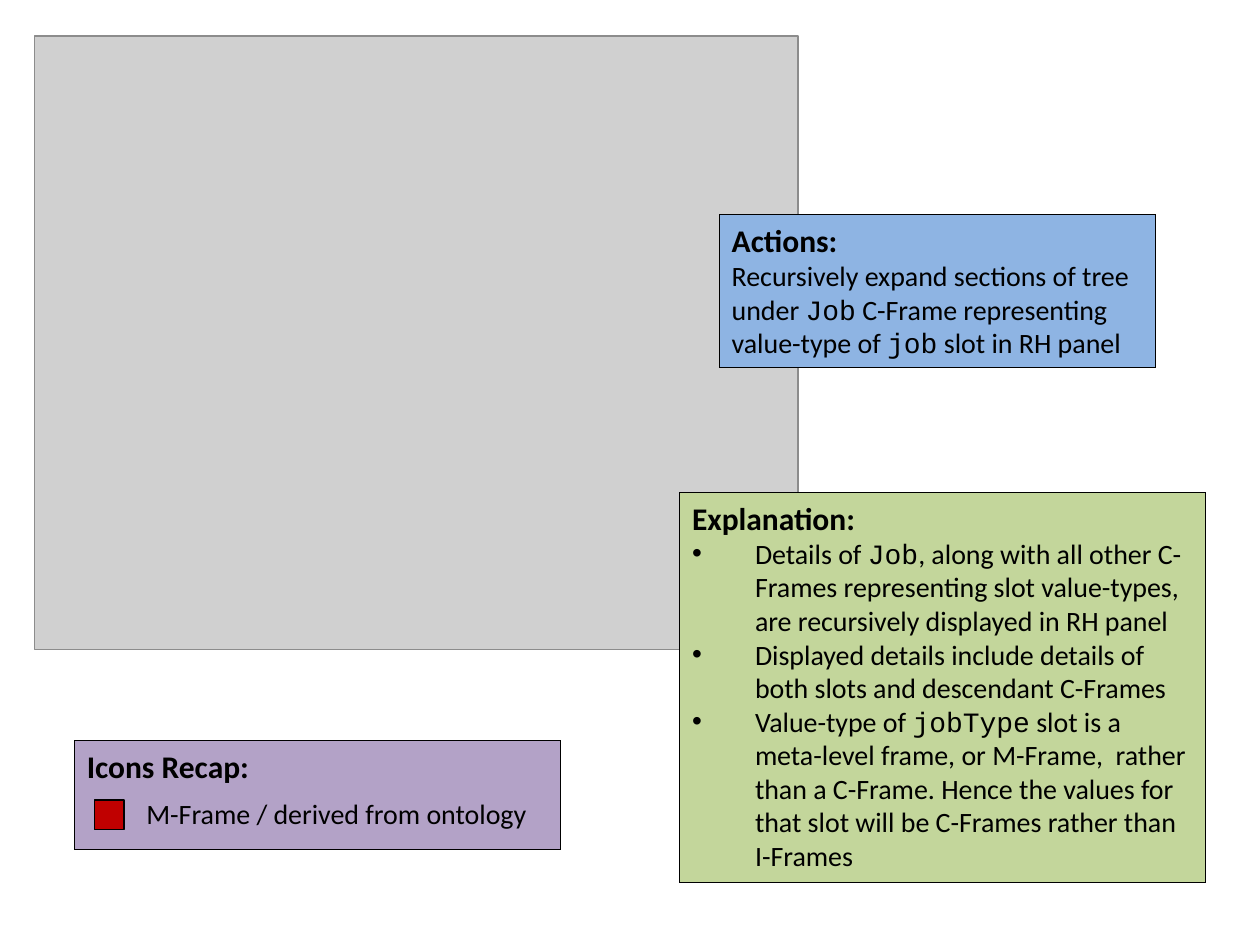
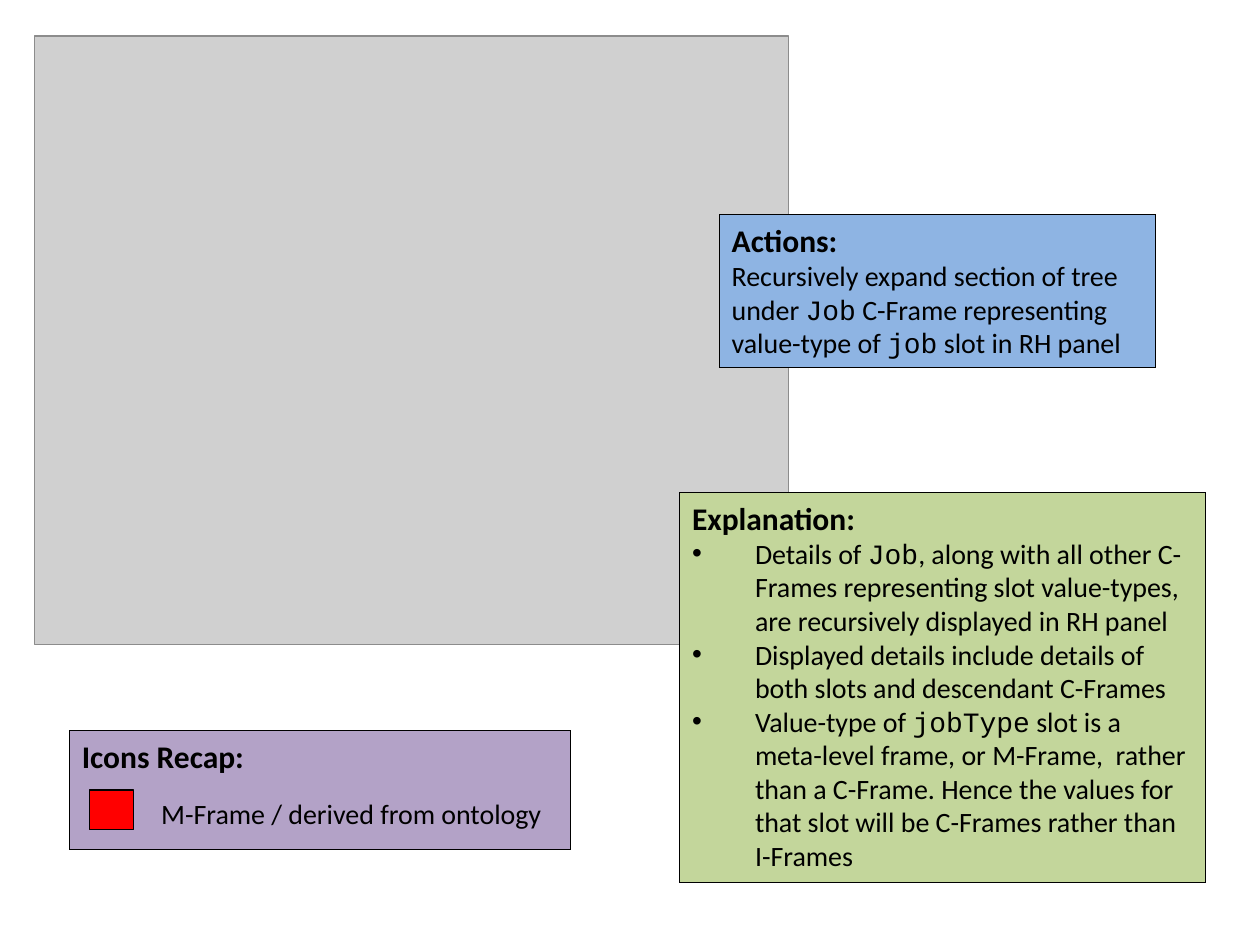
Before and after one commit to colin-puleston/mekon-hobo, a slide deck: slide 14 of docs/MEKON-HOBO Introductory Tutorial.pptx. Drawn at 1260x945 pixels with LibreOffice and Linux fonts; fonts in the diff are those of the drawing; grey boxes stand for pictures. Boxes give left, top, right and bottom in pixels: in the first picture for what was removed or moved away, otherwise in the second. Text is boxed around its words. In the diff, an @@ line names an element or a change of style, - is before the commit and + after.

```diff
--- a/docs/MEKON-HOBO Introductory Tutorial.pptx
+++ b/docs/MEKON-HOBO Introductory Tutorial.pptx
@@ picture: place and size @@
-picture at <box>35,37,799,650</box>
+picture at <box>35,37,790,645</box>
@@ text in rectangle at <box>732,266,1121,359</box>: text changed @@
-Recursively expand sections of tree under Job C-Frame representing value-type of job slot in RH panel
+Recursively expand section of tree under Job C-Frame representing value-type of job slot in RH panel
@@ rectangle "Icons Recap:": place and size @@
-rectangle "Icons Recap:" at <box>74,741,561,850</box>
+rectangle "Icons Recap:" at <box>69,731,571,849</box>
@@ rectangle: place and size @@
-rectangle at <box>94,800,125,830</box>
+rectangle at <box>89,790,134,829</box>
@@ rectangle at <box>89,790,134,829</box>: fill #C00000 to #FF0000 @@
@@ text "M-Frame / derived from ontology": place and size @@
-text "M-Frame / derived from ontology" at <box>146,804,527,829</box>
+text "M-Frame / derived from ontology" at <box>161,804,541,829</box>
```
Also in this commit, not shown: 15 other slides changed, 2 slides added, 2 slides removed.
